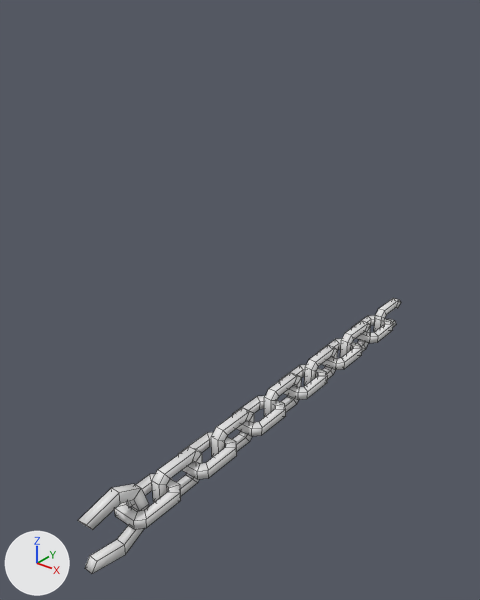
Renders of the FBX model Assets/3D Assets/Characters/BOSS_Cadena_Trasera_R.fbx from each side of a commit.
Camera for both pictures: a camera (50 mm lens) standing at (0.85, -0.57, 2.62) and looking at (-0.46, 1.07, 1.6). Every picture has the same lights, and +X, +Y and +Z are marked at lower left. Mesh edges are drawn as thin lines.

Names of what the first picture shows: 'Boss_Cadena_trasera_R'.
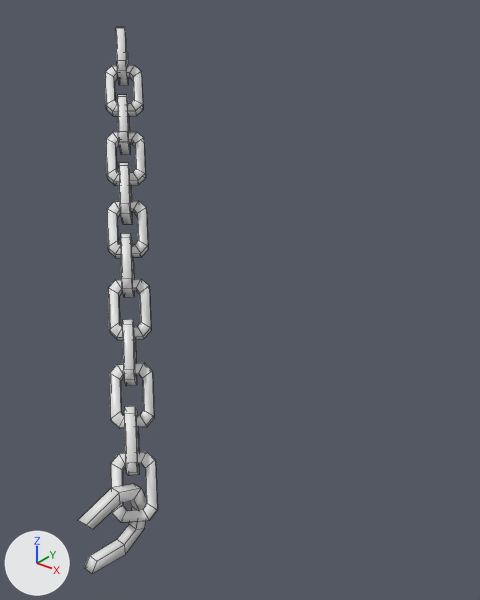
Boxes [x1, y1, x2, y2] around the edits, measured in the pictures (480 x 600 px; the box of a moved part takes in the faces that stretch with it):
'Boss_Cadena_trasera_R', reshaped (75% narrower, 98% taller): before [78, 298, 401, 574]; after [78, 27, 158, 574]
part 1 of me_cube_097, moved or reshaped: before [264, 373, 302, 416]; after [120, 233, 134, 298]
part 2 of me_cube_097, moved or reshaped: before [233, 396, 286, 436]; after [108, 279, 151, 340]
part 3 of me_cube_097, moved or reshaped: before [211, 408, 254, 457]; after [122, 319, 137, 386]
part 4 of me_cube_097, moved or reshaped: before [178, 432, 237, 479]; after [110, 363, 154, 429]
part 5 of me_cube_097, moved or reshaped: before [152, 447, 202, 502]; after [124, 406, 139, 476]
part 6 of me_cube_097, moved or reshaped: before [114, 474, 181, 529]; after [111, 452, 158, 522]
part 7 of me_cube_097, moved or reshaped: before [374, 298, 401, 332]; after [116, 27, 128, 86]
part 8 of me_cube_097, moved or reshaped: before [352, 315, 393, 343]; after [105, 65, 143, 116]
part 9 of me_cube_097, moved or reshaped: before [340, 321, 370, 358]; after [117, 95, 130, 155]
part 10 of me_cube_097, moved or reshaped: before [319, 339, 362, 370]; after [106, 132, 146, 186]
part 11 of me_cube_097, moved or reshaped: before [304, 346, 338, 385]; after [119, 163, 132, 225]
part 12 of me_cube_097, moved or reshaped: before [279, 365, 328, 400]; after [107, 201, 148, 258]

The edits, one by one:
me_cube_097 has 408 vertices, 404 faces and spans x -0.32..-0.2, y 0.18..1.95, z 1.17..1.4.
me_cube_097 is used by ob_boss_cadena_trasera_r; location (0.0, 0.0, 0.0).
me_cube_097 part 1: the loose piece of 32 vertices spanning x -0.28..-0.25, y 0.98..1.16, z 1.22..1.34 is multiplied about its middle by the matrix ((0.707, -0.5, 0.5), (0.707, 0.5, -0.5), (0.0, 0.707, 0.707)), then moved by (-0.35, -0.36, 0.53).
me_cube_097 part 2: the loose piece of 32 vertices spanning x -0.32..-0.2, y 0.83..1.02, z 1.27..1.3 is multiplied about its middle by the matrix ((0.707, -0.5, 0.5), (0.707, 0.5, -0.5), (0.0, 0.707, 0.707)), then moved by (-0.28, -0.29, 0.43).
me_cube_097 part 3: the loose piece of 32 vertices spanning x -0.28..-0.25, y 0.7..0.88, z 1.22..1.34 is multiplied about its middle by the matrix ((0.707, -0.5, 0.5), (0.707, 0.5, -0.5), (0.0, 0.707, 0.707)), then moved by (-0.21, -0.22, 0.33).
me_cube_097 part 4: the loose piece of 32 vertices spanning x -0.32..-0.2, y 0.57..0.75, z 1.27..1.3 is multiplied about its middle by the matrix ((0.707, -0.5, 0.5), (0.707, 0.5, -0.5), (0.0, 0.707, 0.707)), then moved by (-0.15, -0.16, 0.24).
me_cube_097 part 5: the loose piece of 32 vertices spanning x -0.28..-0.25, y 0.44..0.62, z 1.22..1.34 is multiplied about its middle by the matrix ((0.707, -0.5, 0.5), (0.707, 0.5, -0.5), (0.0, 0.707, 0.707)), then moved by (-0.08, -0.09, 0.15).
me_cube_097 part 6: the loose piece of 32 vertices spanning x -0.32..-0.2, y 0.31..0.49, z 1.27..1.3 is multiplied about its middle by the matrix ((0.707, -0.5, 0.5), (0.707, 0.5, -0.5), (0.0, 0.707, 0.707)), then moved by (-0.02, -0.03, 0.06).
me_cube_097 part 7: the loose piece of 28 vertices spanning x -0.28..-0.25, y 1.76..1.95, z 1.22..1.34 is multiplied about its middle by the matrix ((0.707, -0.5, 0.5), (0.707, 0.5, -0.5), (0.0, 0.707, 0.707)), then moved by (-0.75, -0.76, 1.09).
me_cube_097 part 8: the loose piece of 32 vertices spanning x -0.32..-0.2, y 1.62..1.8, z 1.27..1.3 is multiplied about its middle by the matrix ((0.707, -0.5, 0.5), (0.707, 0.5, -0.5), (0.0, 0.707, 0.707)), then moved by (-0.67, -0.69, 0.99).
me_cube_097 part 9: the loose piece of 32 vertices spanning x -0.28..-0.25, y 1.49..1.67, z 1.22..1.34 is multiplied about its middle by the matrix ((0.707, -0.5, 0.5), (0.707, 0.5, -0.5), (0.0, 0.707, 0.707)), then moved by (-0.61, -0.62, 0.89).
me_cube_097 part 10: the loose piece of 32 vertices spanning x -0.32..-0.2, y 1.36..1.54, z 1.27..1.3 is multiplied about its middle by the matrix ((0.707, -0.5, 0.5), (0.707, 0.5, -0.5), (0.0, 0.707, 0.707)), then moved by (-0.54, -0.55, 0.8).
me_cube_097 part 11: the loose piece of 32 vertices spanning x -0.28..-0.25, y 1.23..1.41, z 1.22..1.34 is multiplied about its middle by the matrix ((0.707, -0.5, 0.5), (0.707, 0.5, -0.5), (0.0, 0.707, 0.707)), then moved by (-0.48, -0.49, 0.71).
me_cube_097 part 12: the loose piece of 32 vertices spanning x -0.32..-0.2, y 1.1..1.28, z 1.27..1.3 is multiplied about its middle by the matrix ((0.707, -0.5, 0.5), (0.707, 0.5, -0.5), (0.0, 0.707, 0.707)), then moved by (-0.41, -0.42, 0.62).
